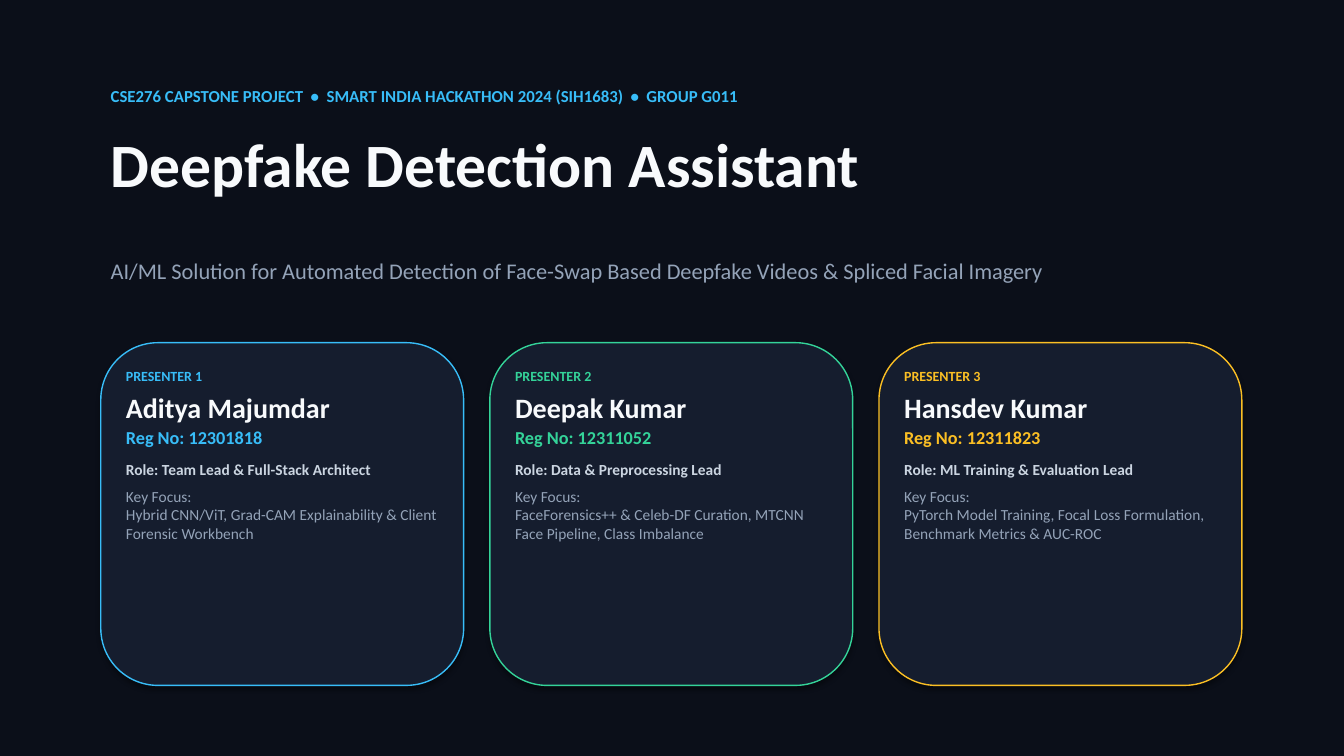
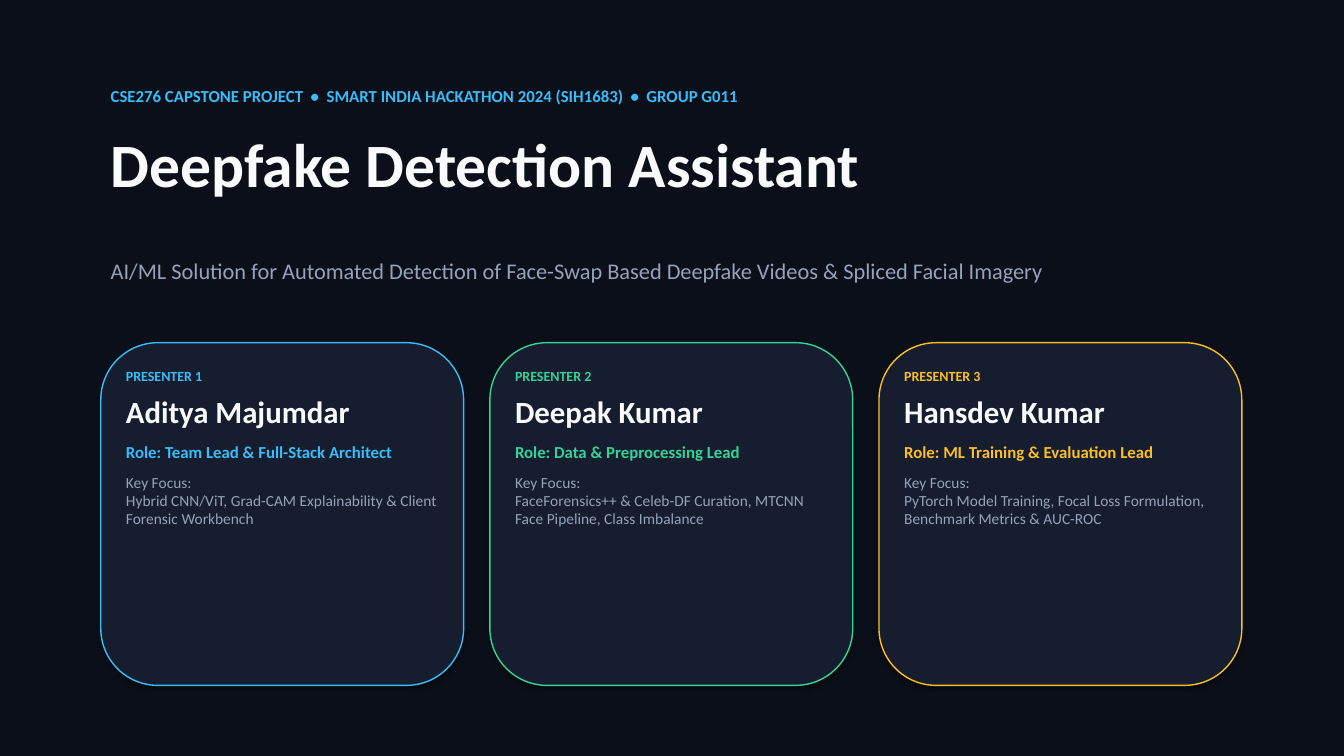
Before and after one commit to Adityaaa347/deepfake-sentinel, a slide deck: slide 1 of CSE276_Deepfake_Detection_G011.pptx. Drawn at 1344x756 pixels with LibreOffice and Linux fonts; fonts in the diff are those of the drawing. Boxes give left, top, right and bottom in pixels: in the first picture for what was removed or moved away, otherwise in the second. Text is boxed around its words. In the diff, an @@ line names an element or a change of style, - is before the commit and + after.

```diff
--- a/CSE276_Deepfake_Detection_G011.pptx
+++ b/CSE276_Deepfake_Detection_G011.pptx
@@ text at <box>126,401,436,524</box>: size 20 to 22 pt in "Aditya Majumdar"; size 11 to 12 pt, text colour #CBD5E1 to #38BDF8 in "Role: Team Lead & Full-Stack Architect"; more space between paragraphs @@
@@ text at <box>515,401,804,527</box>: size 20 to 22 pt in "Deepak Kumar"; size 11 to 12 pt, text colour #CBD5E1 to #34D399 in "Role: Data & Preprocessing Lead"; more space between paragraphs @@
@@ text at <box>904,401,1204,524</box>: size 20 to 22 pt in "Hansdev Kumar"; size 11 to 12 pt, text colour #CBD5E1 to #FBBF24 in "Role: ML Training & Evaluation Lead"; more space between paragraphs @@
@@ text at <box>126,431,263,447</box>: paragraph removed @@
-Reg No: 12301818
@@ text at <box>515,432,652,447</box>: paragraph removed @@
-Reg No: 12311052
@@ text at <box>904,431,1041,447</box>: paragraph removed @@
-Reg No: 12311823
```
Also in this commit, not shown: 1 other slide changed, 3 other files.
